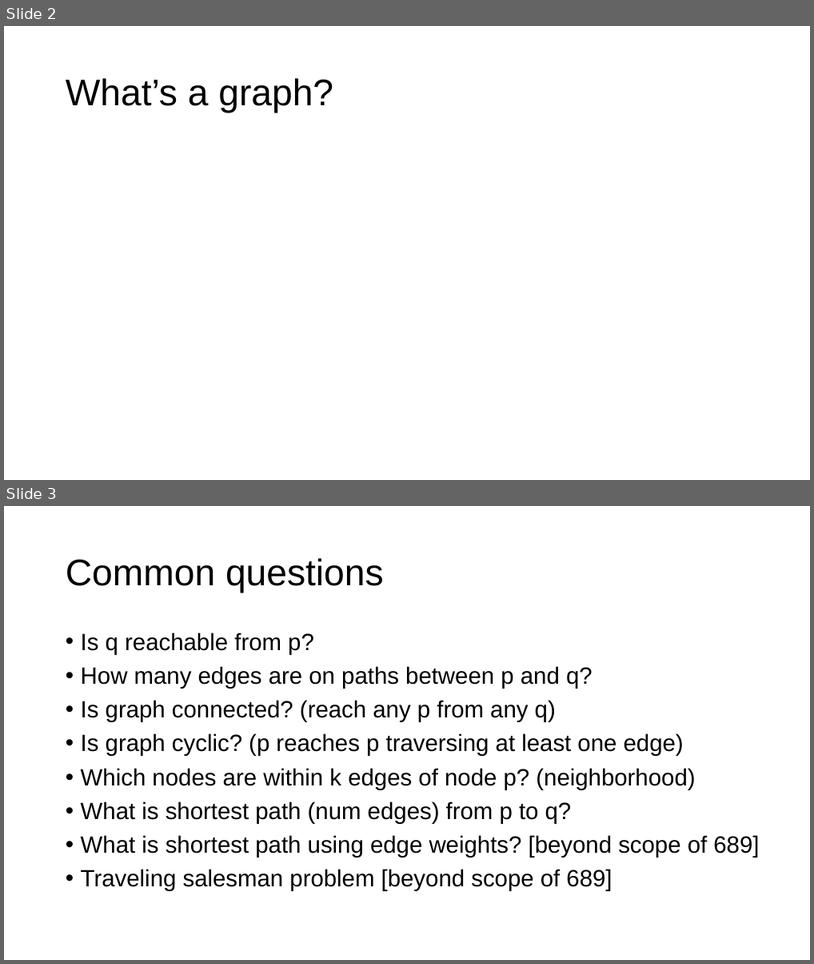
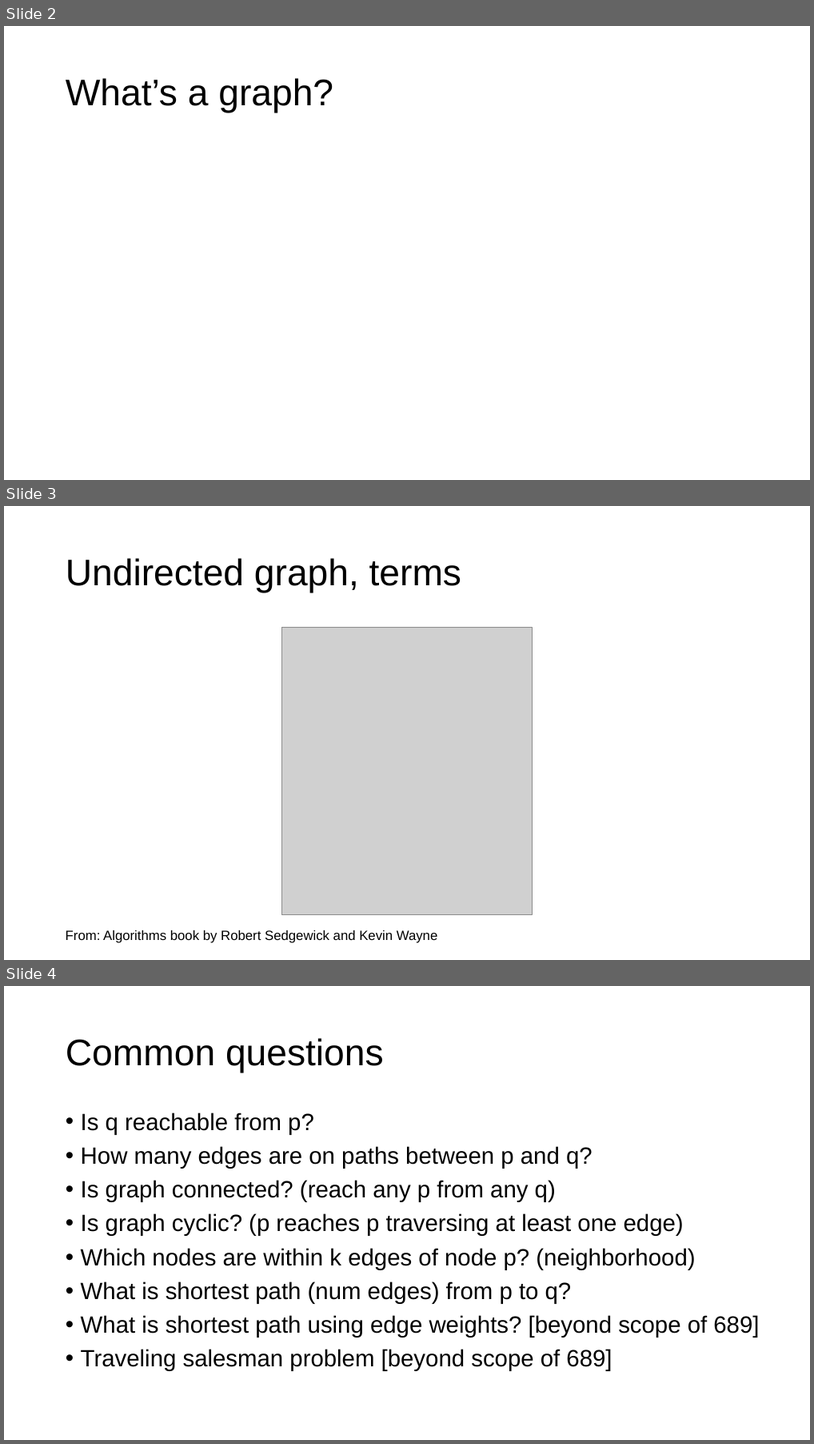
Before and after one commit to parrt/msds689, a slide deck: notes/graphs.pptx. Shown one above the other, each under a label of ours: slides 2 and 3 before the commit, slides 2, 3 and 4 after it. The pictures are 814x964 and 814x1444 pixels, drawn with LibreOffice and Linux fonts; fonts in the diff are those of the drawing; grey boxes stand for pictures; background and template pictures are left out. Boxes give left, top, right and bottom in pixels: in the first picture for what was removed or moved away, otherwise in the second. Text is boxed around its words. In the diff, an @@ line names an element or a change of style, - is before the commit and + after.

```diff
--- a/notes/graphs.pptx
+++ b/notes/graphs.pptx
@@ slide 3 added at box(4, 506, 810, 960), background #FFFFFF @@
@@ title added at box(66, 558, 462, 593), 44 pt, text #000000 @@
+Undirected graph, terms
@@ picture added at box(282, 627, 533, 915) @@
@@ text added at box(66, 930, 438, 943), 16 pt, text #000000 @@
+From: Algorithms book by Robert Sedgewick and Kevin Wayne
@@ what was slide 3 is now slide 4 @@
```
Also in this commit, not shown: 3 slides changed, 1 other file.
